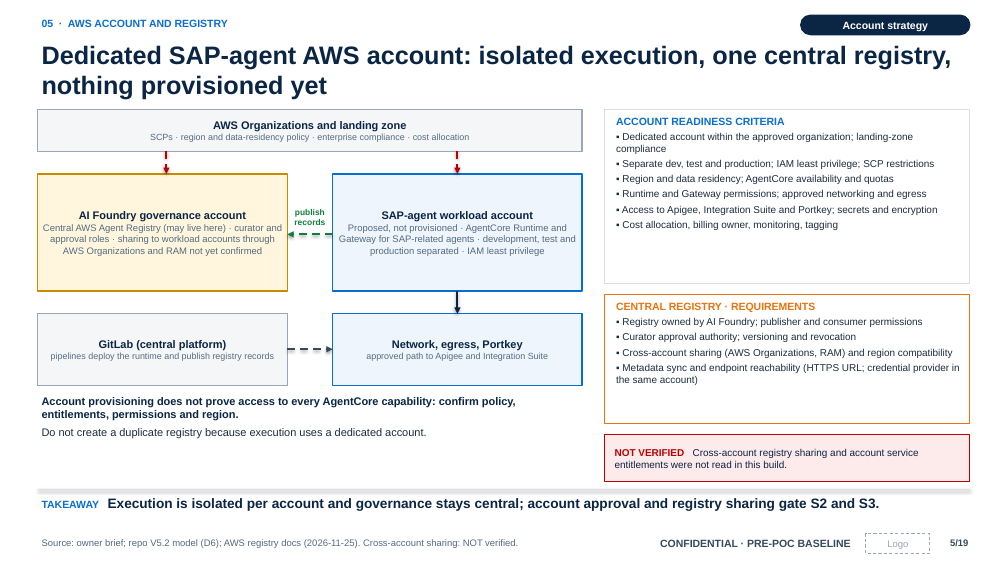
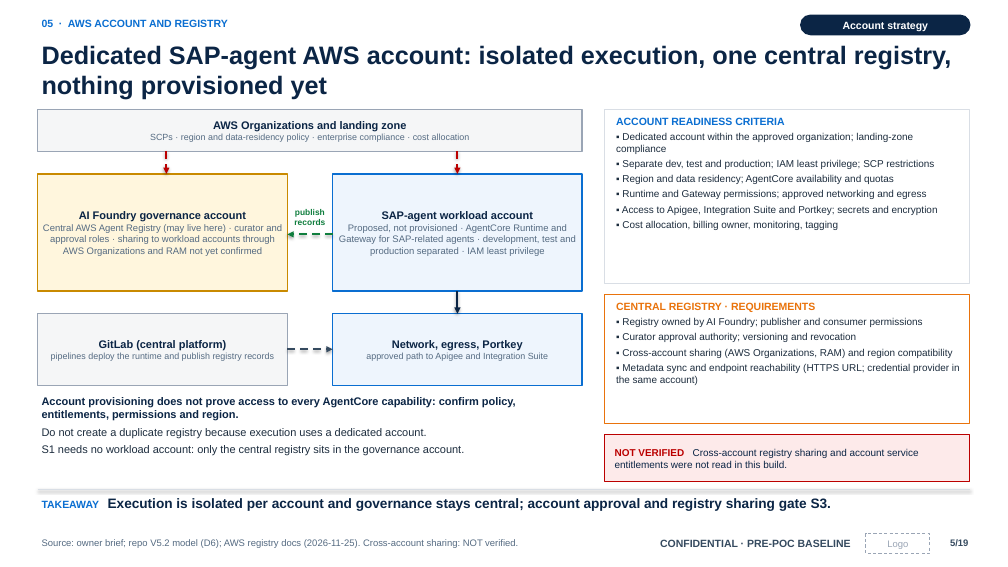
Before and after one commit to Iam-PrasadDeshpande/finance-reconciliation-agent, a slide deck: slide 5 of docs/Enterprise_AI_Foundation_Governance_V5_2.pptx. Drawn at 1008x567 pixels with LibreOffice and Linux fonts; fonts in the diff are those of the drawing. Boxes give left, top, right and bottom in pixels: in the first picture for what was removed or moved away, otherwise in the second. Text is boxed around its words. In the diff, an @@ line names an element or a change of style, - is before the commit and + after.

```diff
--- a/docs/Enterprise_AI_Foundation_Governance_V5_2.pptx
+++ b/docs/Enterprise_AI_Foundation_Governance_V5_2.pptx
@@ text at <box>42,445,464,456</box>: paragraph added @@
+S1 needs no workload account: only the central registry sits in the governance account.
@@ text at <box>42,498,831,511</box>: text changed @@
-TAKEAWAY Execution is isolated per account and governance stays central; account approval and registry sharing gate S2 and S3.
+TAKEAWAY Execution is isolated per account and governance stays central; account approval and registry sharing gate S3.
```
Also in this commit, not shown: 7 other slides changed, 2 other files.
